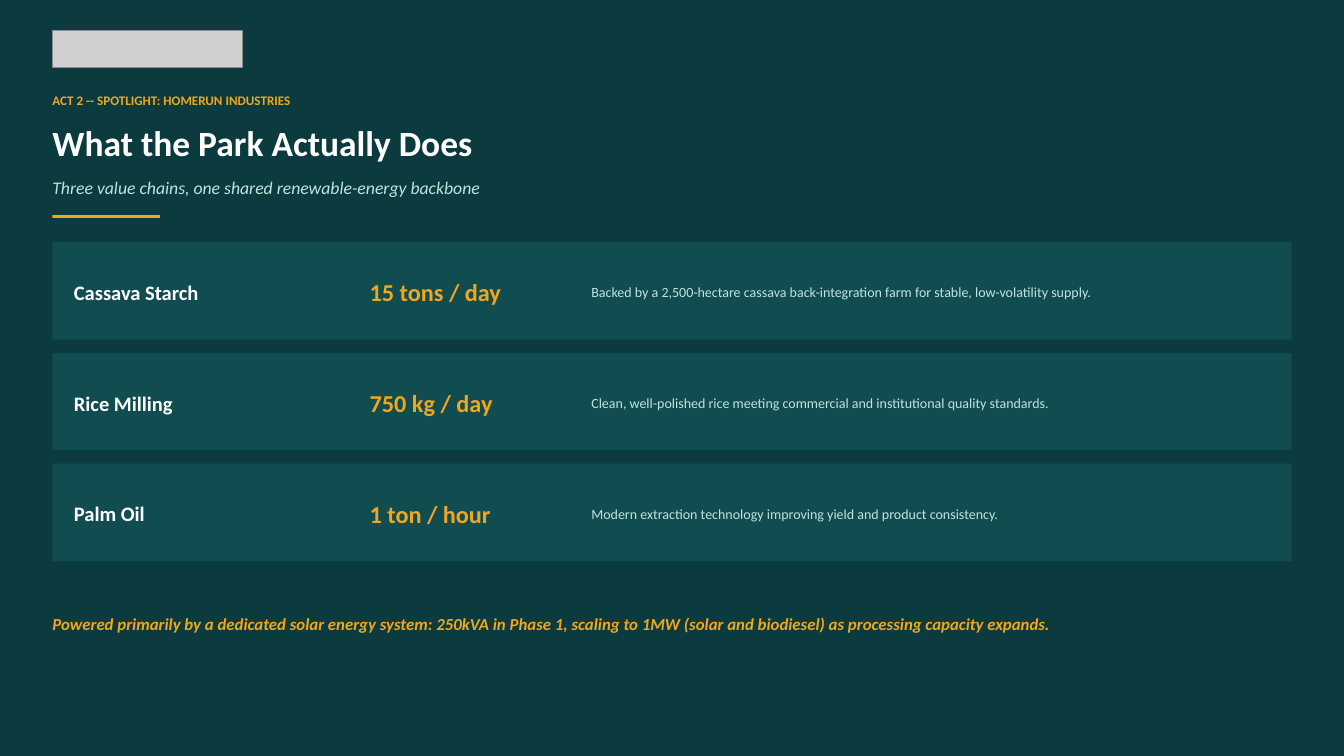
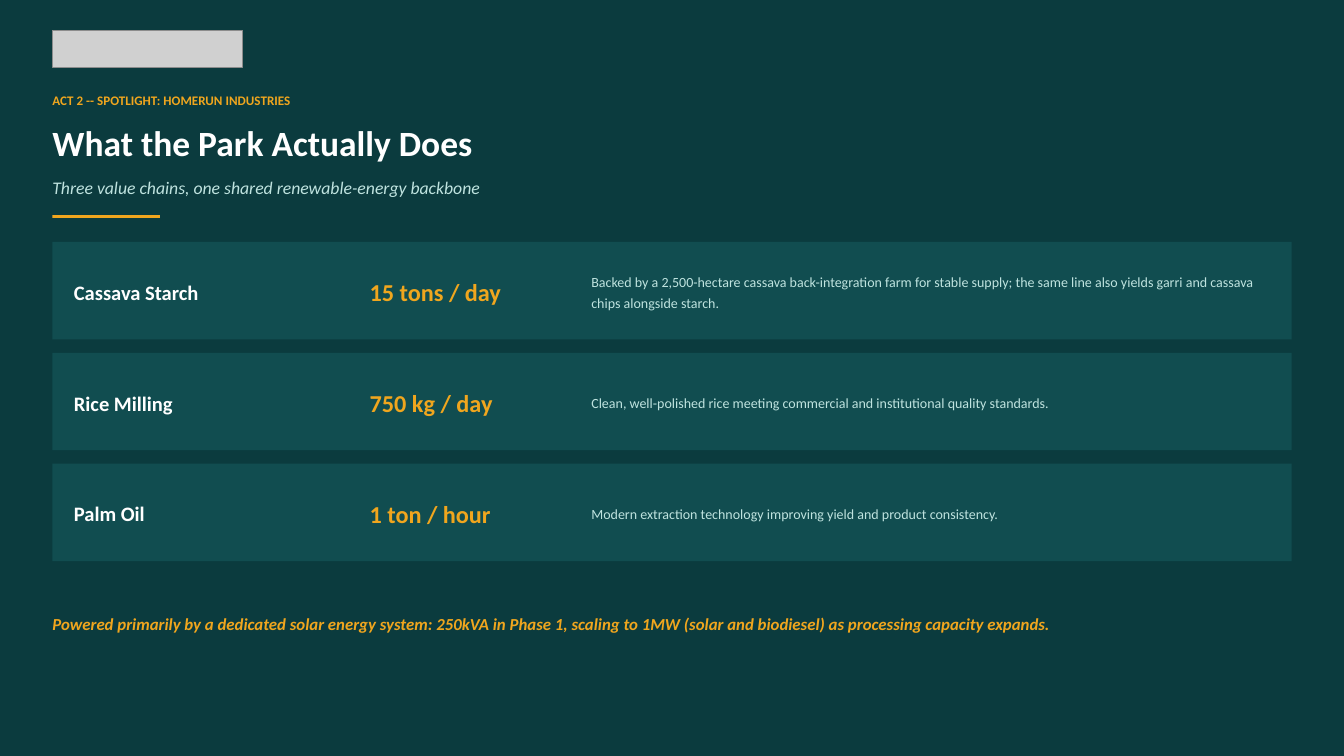
Before and after one commit to jakoyere-collab/NGO-Opportunities, a slide deck: slide 15 of deliverables/PW_Nigeria_Homerun_Industries_BA_Briefing.pptx (slide 14 before the commit). Drawn at 1344x756 pixels with LibreOffice and Linux fonts; fonts in the diff are those of the drawing; grey boxes stand for pictures. Boxes give left, top, right and bottom in pixels: in the first picture for what was removed or moved away, otherwise in the second. Text is boxed around its words. In the diff, an @@ line names an element or a change of style, - is before the commit and + after.

```diff
--- a/deliverables/PW_Nigeria_Homerun_Industries_BA_Briefing.pptx
+++ b/deliverables/PW_Nigeria_Homerun_Industries_BA_Briefing.pptx
@@ text at [591, 277, 1253, 311]: text changed @@
-Backed by a 2,500-hectare cassava back-integration farm for stable, low-volatility supply.
+Backed by a 2,500-hectare cassava back-integration farm for stable supply; the same line also yields garri and cassava chips alongside starch.
```
Also in this commit, not shown: 4 other slides changed, 5 slides added.
